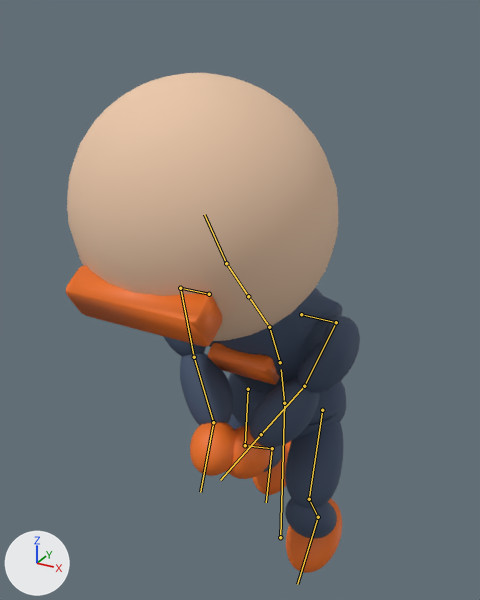
The FBX model Assets/GeneratedModels/Chibi_Melee_Animations.fbx as it was, and as the next commit left it.
Before and after are seen from a camera (50 mm lens) standing at (0.866, -1.917, 1.994) and looking at (-0.081, -0.196, 1.134). Every picture has the same lights, and +X, +Y and +Z are marked at lower left. The older version comes first. Both versions are drawn at frame 14 of the action 'Chibi_Base_Rig|Melee_FireAxe'; the numbers are the values there. The bones that bend it are drawn over the model as lines.

Names of what the first picture shows: 'Chibi_Base_Head', 'Chibi_Base_Mesh'.
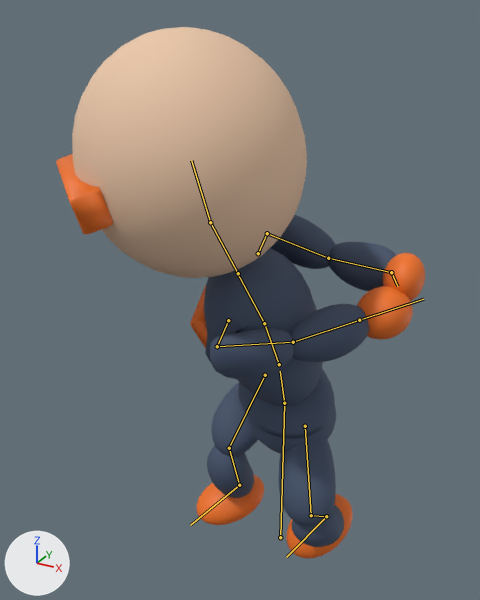
What the commit changed:
Bone 'Hips' (bone_hips) moves from (0.0, -0.12, 0.12) to (0.0, -0.1, 0.0).
Bone 'Hips' (bone_hips) turns from (14, 0, 0) to (21, -34, -12) degrees about its own x, y and z.
Bone 'Spine' (bone_spine) turns from (13, 0, 0) to (8, -20, 0) degrees about its own x, y and z.
Bone 'Chest' (bone_chest) turns from (14, 0, 0) to (8, -24, 0) degrees about its own x, y and z.
Bone 'Head' (bone_head) turns from (-9, 0, 0) to (-10, 40, 0) degrees about its own x, y and z.
Bone 'LeftUpperArm' (bone_leftupperarm) turns from (-50, -40, -76) to (-39, 41, 93) degrees about its own x, y and z.
Bone 'LeftLowerArm' (bone_leftlowerarm) turns from (-2, 0, -14) to (2, 0, 14) degrees about its own x, y and z.
Bone 'RightUpperArm' (bone_rightupperarm) turns from (-41, 38, 86) to (-35, -30, -81) degrees about its own x, y and z.
Bone 'RightLowerArm' (bone_rightlowerarm) turns from (0, 0, 15) to (10, 1, -10) degrees about its own x, y and z.
Bone 'RightHand' (bone_righthand) turns from (30, 0, 0) to (0, 0, -68) degrees about its own x, y and z.
Bone 'LeftUpperLeg' (bone_leftupperleg) turns from (-52, -4, -8) to (-20, -6, -35) degrees about its own x, y and z.
Bone 'LeftLowerLeg' (bone_leftlowerleg) turns from (74, -8, 10) to (42, -21, 52) degrees about its own x, y and z.
Bone 'RightUpperLeg' (bone_rightupperleg) turns from (-5, 0, 7) to (-48, -7, -17) degrees about its own x, y and z.
Bone 'RightLowerLeg' (bone_rightlowerleg) turns from (46, 4, -10) to (50, -9, 19) degrees about its own x, y and z.

Where the change shows, as pixel boxes [x1, y1, x2, y2] in the pictures (480 x 600 px):
'Chibi_Base_Head', posed (8% narrower, 8% shorter): before [66, 73, 338, 347]; after [56, 27, 307, 278]
'Chibi_Base_Mesh', posed (19% wider, 21% taller): before [163, 288, 360, 573]; after [190, 215, 425, 559]
bone 'Hips', root to tip: before (284, 403) to (281, 369); after (284, 403) to (280, 371)
bone 'Spine', root to tip: before (280, 362) to (269, 327); after (279, 364) to (264, 323)
bone 'Chest', root to tip: before (269, 327) to (248, 295); after (264, 323) to (236, 271)
bone 'Head', root to tip: before (226, 263) to (204, 214); after (210, 222) to (191, 160)
bone 'LeftUpperArm', root to tip: before (336, 322) to (304, 386); after (217, 346) to (293, 342)
bone 'LeftLowerArm', root to tip: before (304, 386) to (261, 434); after (293, 342) to (359, 320)
bone 'RightUpperArm', root to tip: before (180, 288) to (194, 357); after (267, 233) to (328, 258)
bone 'RightLowerArm', root to tip: before (194, 357) to (213, 422); after (328, 258) to (391, 272)
bone 'RightHand', root to tip: before (213, 422) to (200, 492); after (391, 272) to (397, 286)
bone 'LeftUpperLeg', root to tip: before (322, 410) to (309, 499); after (305, 426) to (311, 515)
bone 'LeftLowerLeg', root to tip: before (309, 499) to (318, 517); after (311, 515) to (326, 516)
bone 'RightUpperLeg', root to tip: before (248, 389) to (245, 445); after (265, 375) to (229, 448)
bone 'RightLowerLeg', root to tip: before (245, 445) to (272, 448); after (229, 448) to (239, 485)
